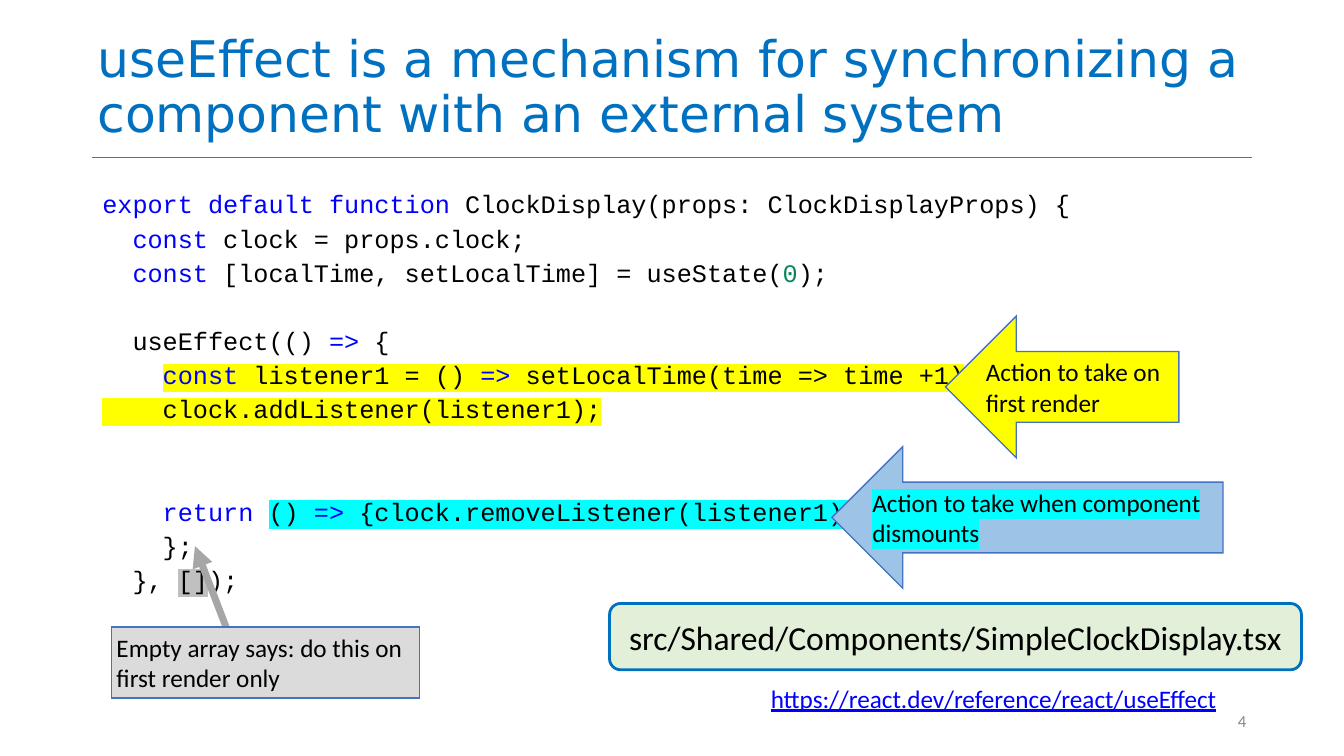
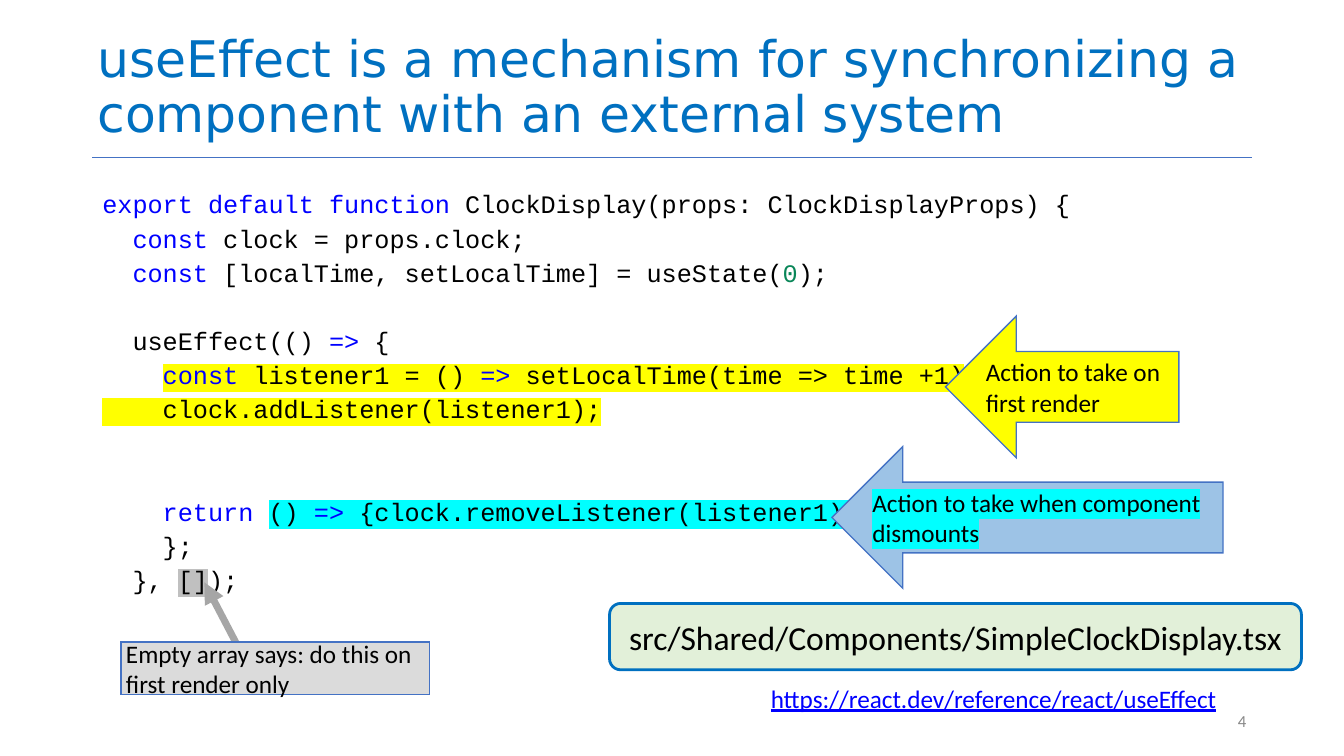
Before and after one commit to neu-se/CS4530-Fall-2026, a slide deck: slide 4 of Slides/Module 06 React Hook Patterns.pptx. Drawn at 1344x756 pixels with LibreOffice and Linux fonts; fonts in the diff are those of the drawing. Boxes give left, top, right and bottom in pixels: in the first picture for what was removed or moved away, otherwise in the second. Text is boxed around its words. In the diff, an @@ line names an element or a change of style, - is before the commit and + after.

```diff
--- a/Slides/Module 06 React Hook Patterns.pptx
+++ b/Slides/Module 06 React Hook Patterns.pptx
@@ arrow moved from (228, 630) - (195, 546) to (237, 644) - (205, 583) @@
@@ rectangle "Empty array says: do this ...": place and size @@
-rectangle "Empty array says: do this ..." at [112, 627, 420, 699]
+rectangle "Empty array says: do this ..." at [121, 642, 430, 695]
```
Also in this commit, not shown: 2 other slides changed, 4 other files.
